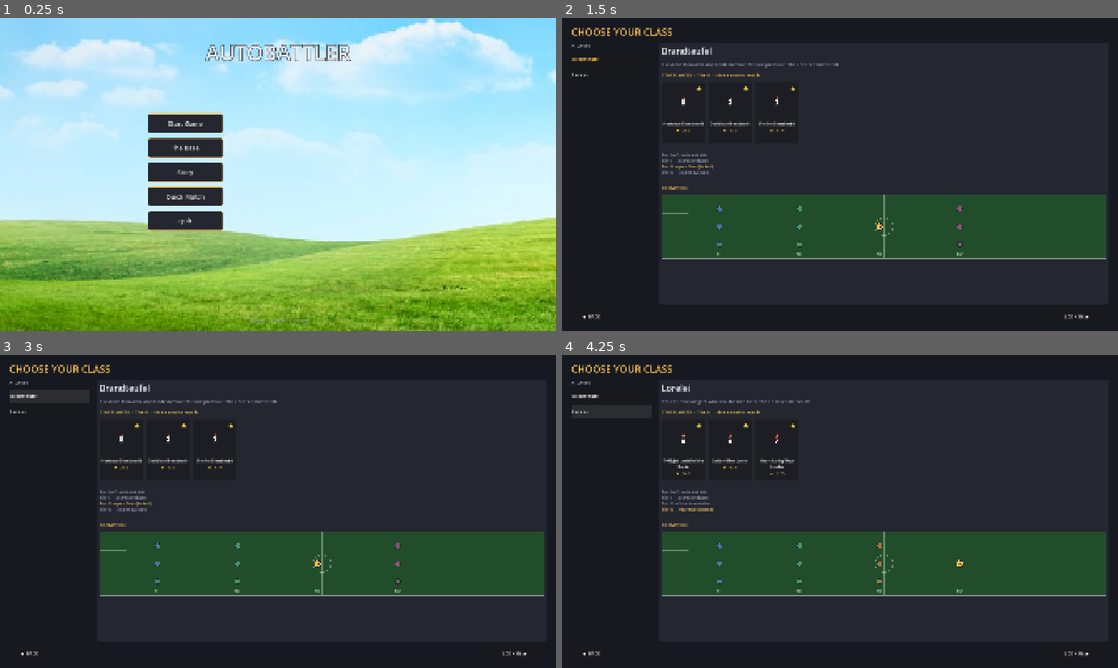
Above: before the commit, frames 1-4 (two rows, left to right).
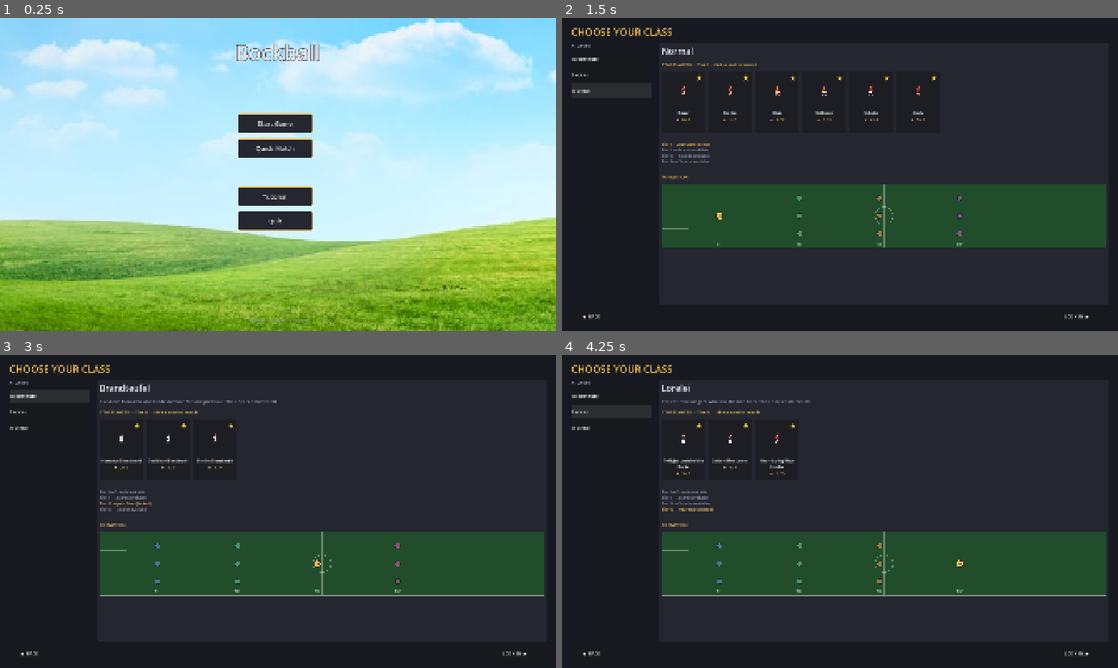
Above: after the commit, the same moments.

Repository: SchwartzAnthony/project_sb
Game: Godot game, scene res://src/ui/main_menu.tscn
The game is run twice, just before and just after one commit, with the same random seed, the same clock (stepped at 60 frames per second) and the same inputs.
Inputs (mouse positions are in pixels of both pictures, inside the frame that each line leads up to):
- Up to frame 1 (0.25 s): no input
- Up to frame 2 (1.5 s): click "Start Game" at 0.5 s; click (612, 89) at 1.25 s, where only the run after the commit has a clickable "Normal"
- Up to frame 3 (3 s): click (50, 426) at 2 s, where only the run after the commit has a clickable "Normal"; click "Brandteufel" at 2.75 s
- Up to frame 4 (4.25 s): click "Lorelei" at 3.5 s

The runs differ from the first frame. In frame 1, 8.7% of the frame differs, in the area x 26-64%, y 8-98%; in frame 2, 7.7%; in frame 3, less than 0.1%; in frame 4, less than 0.1%.

Commit message:
Team changes

Diff:
--- /dev/null
+++ b/data/BasicEnemyTeam.csv
@@ -0,0 +1,13 @@
+Unit Type,Name,Attack,Defend,Element,Base Power Left,Base Power Right,Tier,Stufe,Tool,Card Number,Card Date,Set Name,Created by,Artwork,Player Type
+Normal,Bauer,None,None,None,0,0,I,Level,,13,,,,Silver-Rhine Lorelei.png,Star
+Normal,Richter,None,None,None,1,1,I,Level,,14,,,,Silver-Rhine Lorelei.png,Star
+Normal,Klein,None,None,None,2,2,I,Level,,15,,,,Silver-Rhine Lorelei.png,Star
+Normal,Wolf,None,None,None,1,1,II,Level,,16,,,,Silver-Rhine Lorelei.png,Normal
+Normal,Schröder,None,None,None,2,2,II,Level,,17,,,,Silver-Rhine Lorelei.png,Normal
+Normal,Neumann,None,None,None,3,3,II,Level,,18,,,,Silver-Rhine Lorelei.png,Normal
+Normal,Schwarz,None,None,None,2,2,III,Level,,19,,,,Silver-Rhine Lorelei.png,Normal
+Normal,Fuchs,None,None,None,3,3,III,Level,,20,,,,Silver-Rhine Lorelei.png,Normal
+Normal,Baumgartner,None,None,None,4,4,III,Level,,21,,,,Silver-Rhine Lorelei.png,Normal
+Normal,Bayer,None,None,None,3,3,IV,Level,,22,,,,Silver-Rhine Lorelei.png,Normal
+Normal,Bischoff,None,None,None,4,4,IV,Level,,23,,,,Silver-Rhine Lorelei.png,Normal
+Normal,Brandt,None,None,None,5,5,IV,Level,,24,,,,Silver-Rhine Lorelei.png,Normal
--- /dev/null
+++ b/data/BasicTeam.csv
@@ -0,0 +1,13 @@
+Unit Type,Name,Attack,Defend,Element,Base Power Left,Base Power Right,Tier,Stufe,Tool,Card Number,Card Date,Set Name,Created by,Artwork,Player Type
+Normal,Müller,None,None,None,0,0,I,Level,,1,2026,F01,A.J.S,Silver-Rhine Lorelei.png,Normal
+Normal,Schmidt,None,None,None,1,1,I,Level,,2,2026,F01,A.J.S,Silver-Rhine Lorelei.png,Normal
+Normal,Schneider,None,None,None,2,2,I,Level,,3,2026,F01,A.J.S,Silver-Rhine Lorelei.png,Normal
+Normal,Fischer,None,None,None,1,1,II,Level,,4,2026,F01,A.J.S,Silver-Rhine Lorelei.png,Normal
+Normal,Weber,None,None,None,2,2,II,Level,,5,2026,F01,A.J.S,Silver-Rhine Lorelei.png,Normal
+Normal,Meyer,None,None,None,3,3,II,Level,,6,2026,F01,A.J.S,Silver-Rhine Lorelei.png,Normal
+Normal,Wagner,None,None,None,2,2,III,Level,,7,2026,F01,A.J.S,Silver-Rhine Lorelei.png,Normal
+Normal,Becker,None,None,None,3,3,III,Level,,8,2026,F01,A.J.S,Silver-Rhine Lorelei.png,Normal
+Normal,Schulz,None,None,None,4,4,III,Level,,9,2026,F01,A.J.S,Silver-Rhine Lorelei.png,Normal
+Normal,Hoffmann,None,None,None,3,3,IV,Level,,10,2026,F01,A.J.S,Silver-Rhine Lorelei.png,Star
+Normal,Schäfer,None,None,None,4,4,IV,Level,,11,2026,F01,A.J.S,Silver-Rhine Lorelei.png,Star
+Normal,Koch,None,None,None,5,5,IV,Level,,12,2026,F01,A.J.S,Silver-Rhine Lorelei.png,Star
--- a/data/MenuConfig.csv
+++ b/data/MenuConfig.csv
@@ -1,6 +1,5 @@
 Button ID,Label,X,Y,Width,Height,Action,Art Path,Notes
-START_GAME,Start Game,640,364,260,68,start_game,res://assets/menu/button_start.png,Goes to the class select screen
-BASE,The Base,640,448,260,68,goto:base,res://assets/menu/button_base.png,Opens the hub between matches
-STORY,Story,640,532,260,68,story:prologue,res://assets/menu/button_story.png,Plays the Scene named after the colon. story:chapter2 would play chapter2.
-QUICK_MATCH,Quick Match,640,616,260,68,quick_match,res://assets/menu/button_quick.png,Skips team building - random class and roster
-QUIT,Quit,640,700,260,68,quit_game,res://assets/menu/button_quit.png,Closes the game
+START_GAME,Start Game,950,364,260,68,start_game,res://assets/menu/button_start.png,Goes to the class select screen
+TUTORIAL_GAME,Tutorial,950,616,260,68,tutorial_game,res://assets/menu/button_tutorial.png,Starts tutorial on match systems
+QUICK_MATCH,Quick Match,950,450,260,68,quick_match,res://assets/menu/button_quick.png,Skips team building - random class and roster
+QUIT,Quit,950,700,260,68,quit_game,res://assets/menu/button_quit.png,Closes the game
--- a/src/ui/main_menu.gd
+++ b/src/ui/main_menu.gd
@@ -18,7 +18,7 @@
 ## Optional full-screen art. Set it here, or add a Background Art row to
 ## MenuConfig.csv with the path in the Art Path column.
 @export var background_art_path: String = "res://assets/menu/background.png"
-@export var title_text: String = "AUTOBATTLER"
+@export var title_text: String = "Bockball"
 @export var title_font_size: int = 72
 
 var db: CardDatabase
--- a/src/ui/main_menu.tscn
+++ b/src/ui/main_menu.tscn
@@ -1,8 +1,8 @@
-[gd_scene load_steps=2 format=3]
+[gd_scene format=3 uid="uid://c1hvs2s2u7d7w"]
 
-[ext_resource type="Script" path="res://src/ui/main_menu.gd" id="1_mainmenu"]
+[ext_resource type="Script" uid="uid://kxtqyaw7per0" path="res://src/ui/main_menu.gd" id="1_mainmenu"]
 
-[node name="MainMenu" type="Control"]
+[node name="MainMenu" type="Control" unique_id=303532567]
 layout_mode = 3
 anchors_preset = 15
 anchor_right = 1.0
Binary file added: data/BasicEnemyTeam.Artwork.translation
Binary file added: data/BasicEnemyTeam.Attack.translation
Binary file added: data/BasicEnemyTeam.Base Power Left.translation
Binary file added: data/BasicEnemyTeam.Base Power Right.translation
Binary file added: data/BasicEnemyTeam.Card Number.translation
Binary file added: data/BasicEnemyTeam.Defend.translation
Binary file added: data/BasicEnemyTeam.Element.translation
Binary file added: data/BasicEnemyTeam.Name.translation
Binary file added: data/BasicEnemyTeam.Player Type.translation
Binary file added: data/BasicEnemyTeam.Stufe.translation
Binary file added: data/BasicEnemyTeam.Tier.translation
Not shown, added: data/BasicEnemyTeam.csv.import
(and 21 more such lines)
